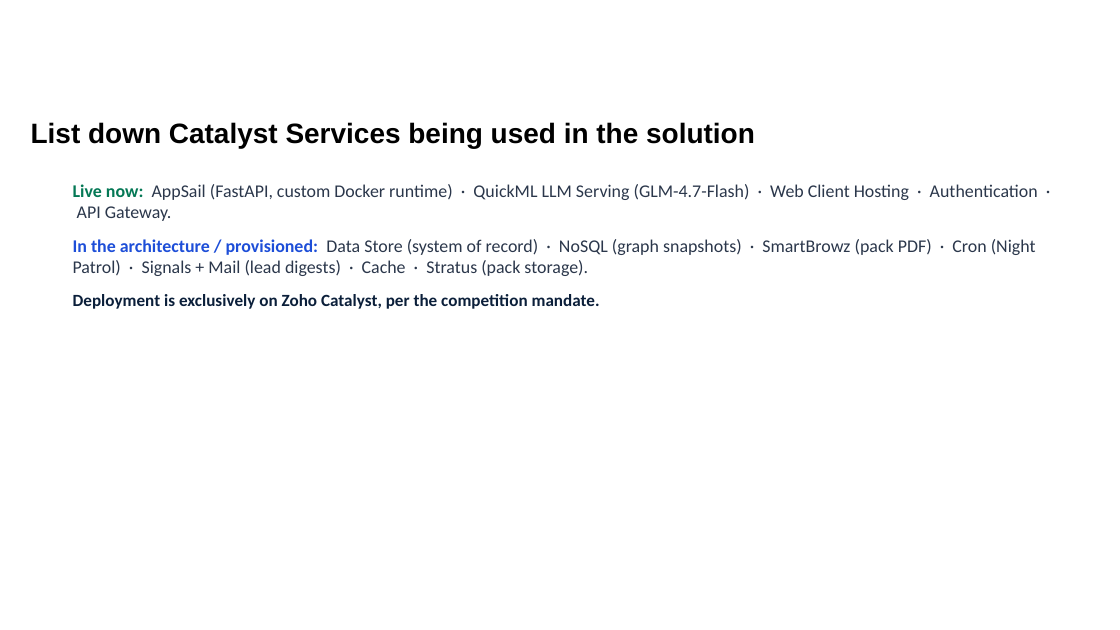
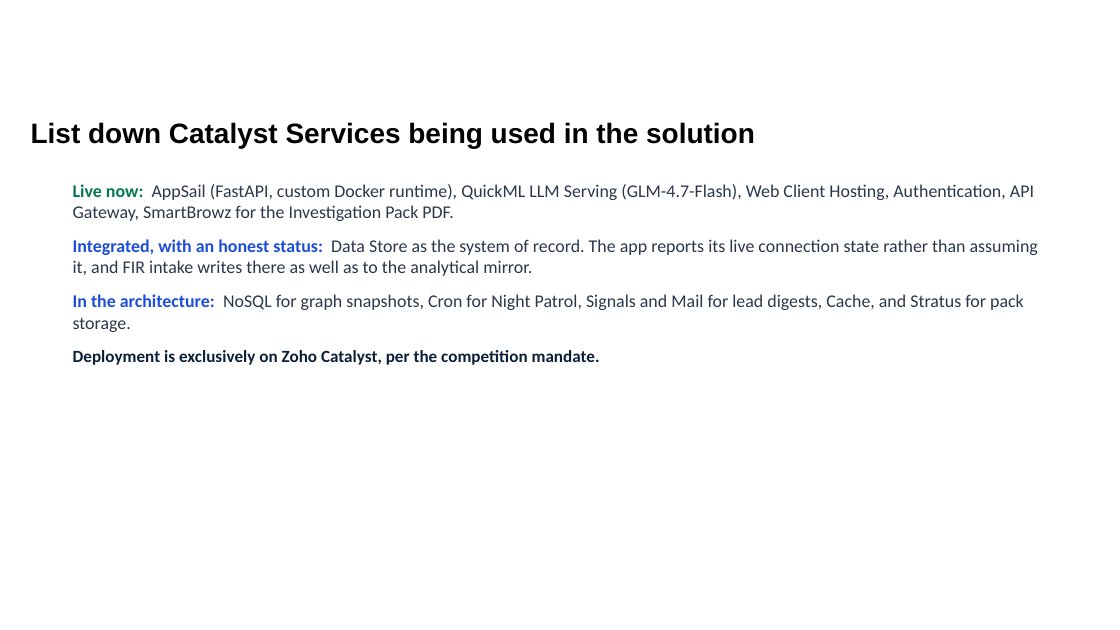
Before and after one commit to arungeekay/anveshak, a slide deck: slide 9 of ANVESHAK_KSP_Datathon_2026_Submission.pptx. Drawn at 1120x630 pixels with LibreOffice and Linux fonts; fonts in the diff are those of the drawing; background and template pictures are left out. Boxes give left, top, right and bottom in pixels: in the first picture for what was removed or moved away, otherwise in the second. Text is boxed around its words. In the diff, an @@ line names an element or a change of style, - is before the commit and + after.

Commit message:
video+deck: refresh both for the Stage-2 feature set
Video (2:38, within the 3-minute limit): re-recorded against the live app covering
all nine views. New beats: the patrol plan, the Trust Center red-team console
refusing injection and caste profiling, the audit chain verifying, a new FIR filed
in plain words joining SH-07 as case 16, the series replay crossing three
districts, the counterfactual, Person 360 and role-scoped answers.

Deck: rewritten for what the app now does, with six fresh screenshots including
the live intake and the red-team console. Benchmarks slide adds the counterfactual,
the ten-second investigation and the guardrail record. Catalyst slide separates
what is live from what is integrated with an honest status.

Also corrected a caption that hardcoded fifteen offences; the intake earlier in the
demo grows the series to sixteen.

```diff
--- a/ANVESHAK_KSP_Datathon_2026_Submission.pptx
+++ b/ANVESHAK_KSP_Datathon_2026_Submission.pptx
@@ text at (73,184,1038,332): text changed @@
-Live now: AppSail (FastAPI, custom Docker runtime) · QuickML LLM Serving (GLM-4.7-Flash) · Web Client Hosting · Authentication · API Gateway.
-In the architecture / provisioned: Data Store (system of record) · NoSQL (graph snapshots) · SmartBrowz (pack PDF) · Cron (Night Patrol) · Signals + Mail (lead digests) · Cache · Stratus (pack storage).
+Live now: AppSail (FastAPI, custom Docker runtime), QuickML LLM Serving (GLM-4.7-Flash), Web Client Hosting, Authentication, API Gateway, SmartBrowz for the Investigation Pack PDF.
+Integrated, with an honest status: Data Store as the system of record. The app reports its live connection state rather than assuming it, and FIR intake writes there as well as to the analytical mirror.
+In the architecture: NoSQL for graph snapshots, Cron for Night Patrol, Signals and Mail for lead digests, Cache, and Stratus for pack storage.
```
Also in this commit, not shown: 13 other slides changed, 11 other files.
